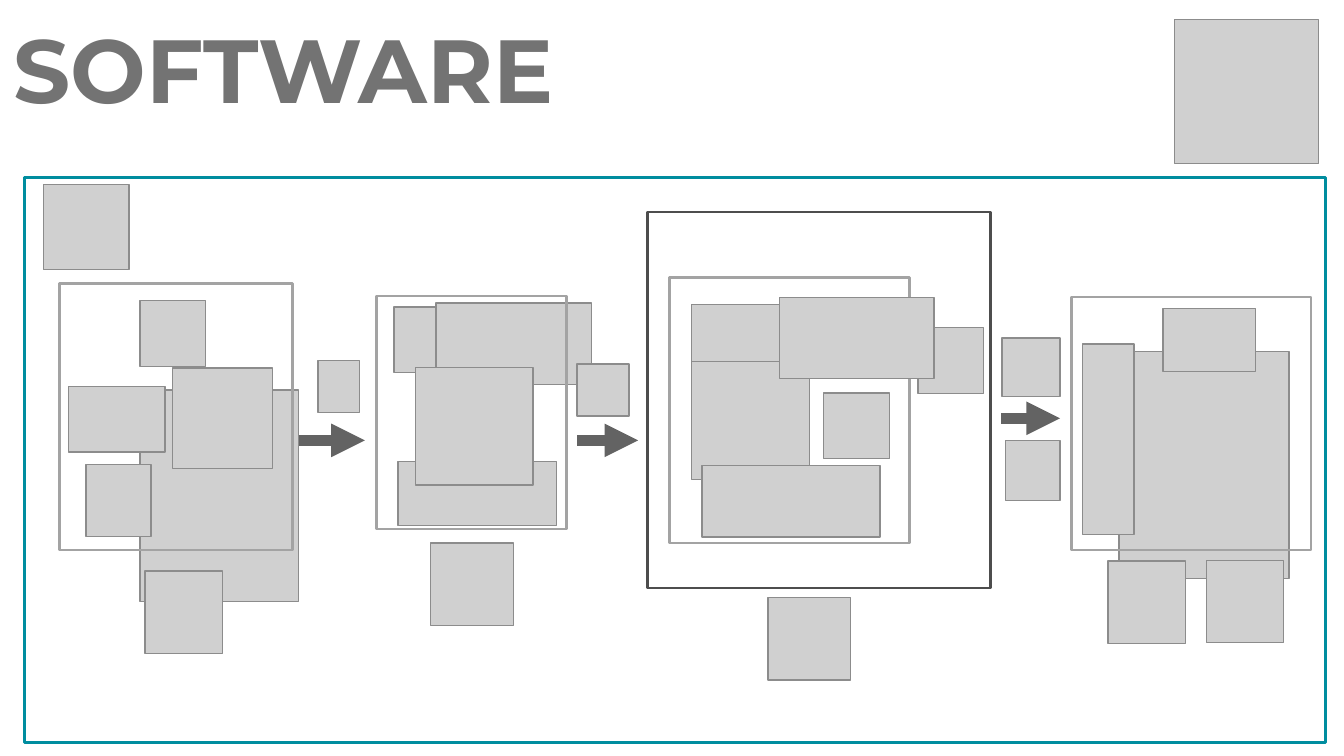
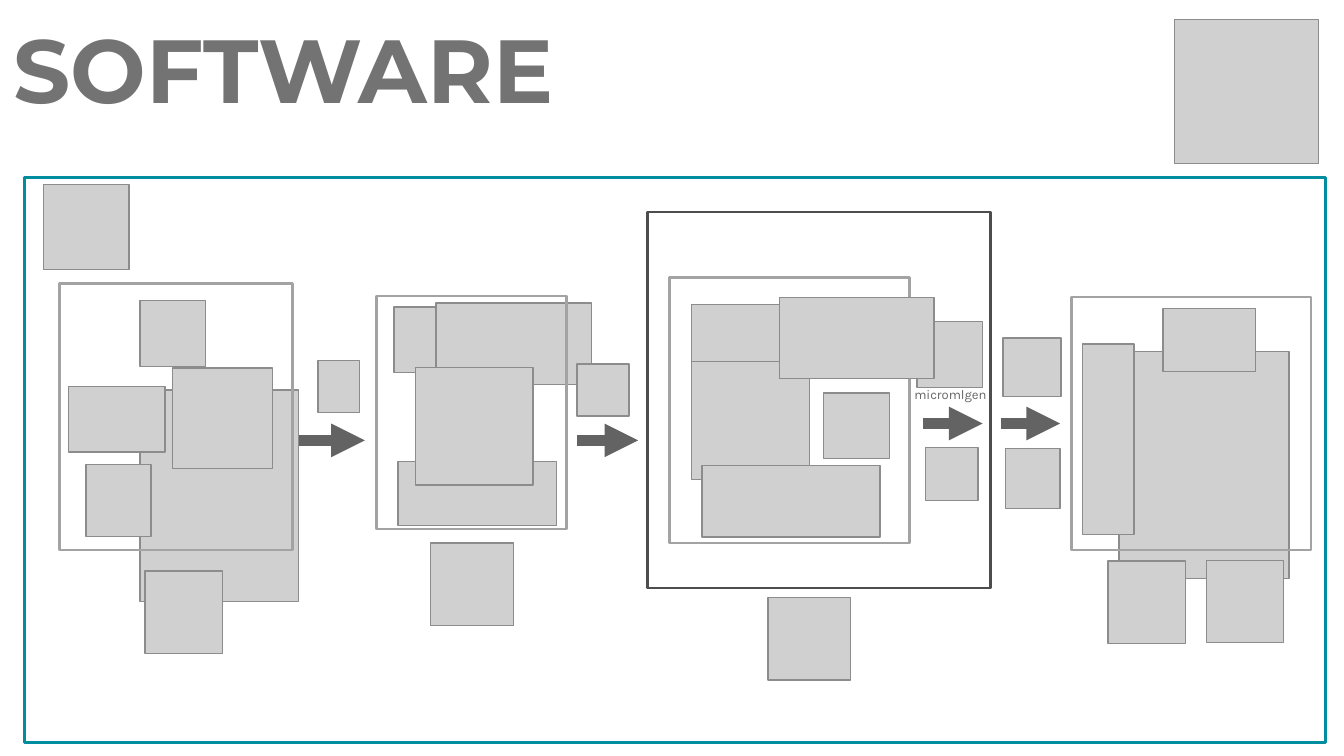
Before and after one commit to TvarozekRastislav/Little-M, a slide deck: slide 8 of presentation/BP-prezentácia.pptx. Drawn at 1344x756 pixels with LibreOffice and Linux fonts; fonts in the diff are those of the drawing; grey boxes stand for pictures. Boxes give left, top, right and bottom in pixels: in the first picture for what was removed or moved away, otherwise in the second. Text is boxed around its words. In the diff, an @@ line names an element or a change of style, - is before the commit and + after.

```diff
--- a/presentation/BP-prezentácia.pptx
+++ b/presentation/BP-prezentácia.pptx
@@ picture: place and size @@
-picture at [918,328,984,394]
+picture at [917,321,982,387]
@@ text added at [914,387,986,402], 7 pt, text #666666 @@
+micromlgen
@@ arrow added from (923, 423) to (982, 423), #646464 6 pt @@
@@ picture added at [926,448,978,500] @@
@@ arrow moved from (1001, 418) - (1060, 418) to (1001, 423) - (1060, 423) @@
@@ picture: place and size @@
-picture at [1005,441,1059,501]
+picture at [1005,449,1059,509]
```
Also in this commit, not shown: 2 slides added, 2 slides removed, 9 other files.
